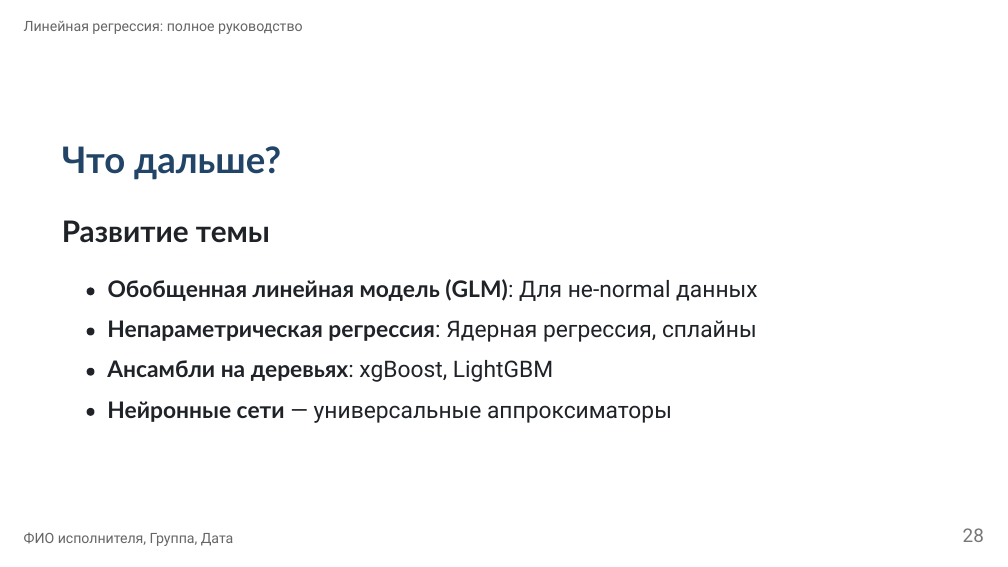
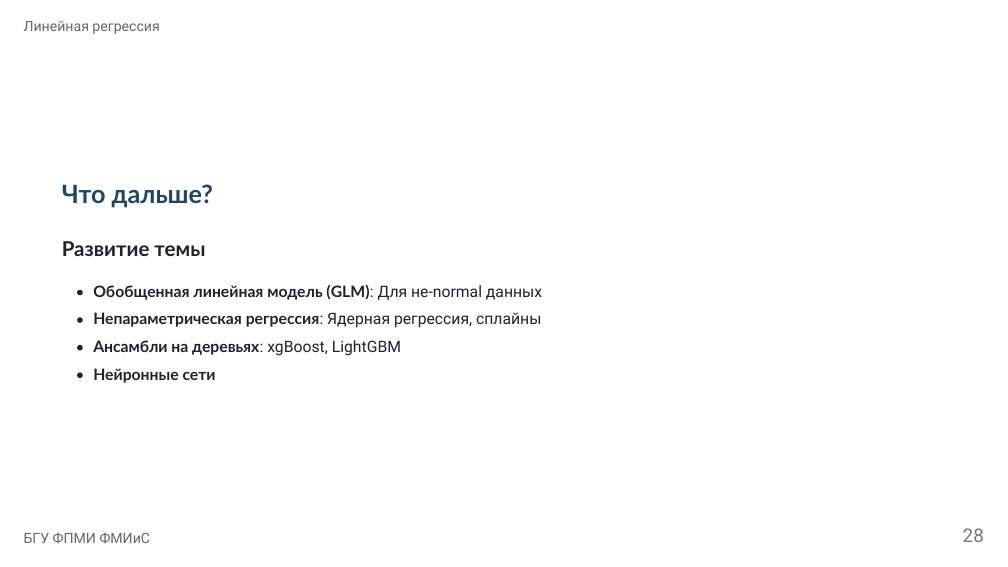
Before and after one commit to dsushko/bsu-famcs-ml-course, a slide deck: slide 28 of 5-linear-model.pptx. Drawn at 1008x567 pixels with LibreOffice and Linux fonts; fonts in the diff are those of the drawing. Boxes give left, top, right and bottom in pixels: in the first picture for what was removed or moved away, otherwise in the second. Text is boxed around its words. In the diff, an @@ line names an element or a change of style, - is before the commit and + after.

```diff
--- a/5-linear-model.pptx
+++ b/5-linear-model.pptx
@@ text at (24,21,159,34): text changed @@
-Линейная регрессия: полное руководство
+Линейная регрессия
@@ text "Что дальше?": place and size @@
-text "Что дальше?" at (62,146,281,180)
+text "Что дальше?" at (62,184,213,207)
@@ text "Что дальше?" at (62,184,213,207): size 34.8 to 24 pt @@
@@ text "Развитие темы": place and size @@
-text "Развитие темы" at (62,220,270,243)
+text "Развитие темы" at (62,241,205,256)
@@ text "Развитие темы" at (62,241,205,256): size 28.3 to 19.5 pt @@
@@ freeform shape: place and size @@
-freeform shape at (87,287,95,295)
+freeform shape at (77,290,82,295)
@@ text "Обобщенная линейная модель (GLM): Для ...": place and size @@
-text "Обобщенная линейная модель (GLM): Для ..." at (108,279,757,301)
+text "Обобщенная линейная модель (GLM): Для ..." at (93,285,542,300)
@@ freeform shape: place and size @@
-freeform shape at (87,327,95,335)
+freeform shape at (77,318,82,323)
@@ size 21.7 to 15 pt in 3 elements at (93,285,542,300), (93,340,401,356), (93,312,541,328) @@
@@ text "Непараметрическая регрессия: Ядерная регрессия, сплайны": place and size @@
-text "Непараметрическая регрессия: Ядерная регрессия, сплайны" at (107,320,757,342)
+text "Непараметрическая регрессия: Ядерная регрессия, сплайны" at (93,312,541,328)
@@ freeform shape: place and size @@
-freeform shape at (87,408,95,416)
+freeform shape at (77,345,82,350)
@@ text "Ансамбли на деревьях: xgBoost, LightGBM": place and size @@
-text "Ансамбли на деревьях: xgBoost, LightGBM" at (107,360,553,382)
+text "Ансамбли на деревьях: xgBoost, LightGBM" at (93,340,401,356)
@@ freeform shape: place and size @@
-freeform shape at (87,368,95,375)
+freeform shape at (77,373,82,378)
@@ text at (93,368,216,383): text changed; size 21.7 to 15 pt; font Roboto to Lato; bold on @@
-Нейронные сети — универсальные аппроксиматоры
+Нейронные сети
@@ text removed at (24,532,234,546) @@
-ФИО исполнителя, Группа, Дата
@@ text added at (24,532,151,544), 13.5 pt, text #666666 @@
+БГУ ФПМИ ФМИиС
```
Also in this commit, not shown: 28 other slides changed, 1 slide added, 1 slide removed, 30 other files.
